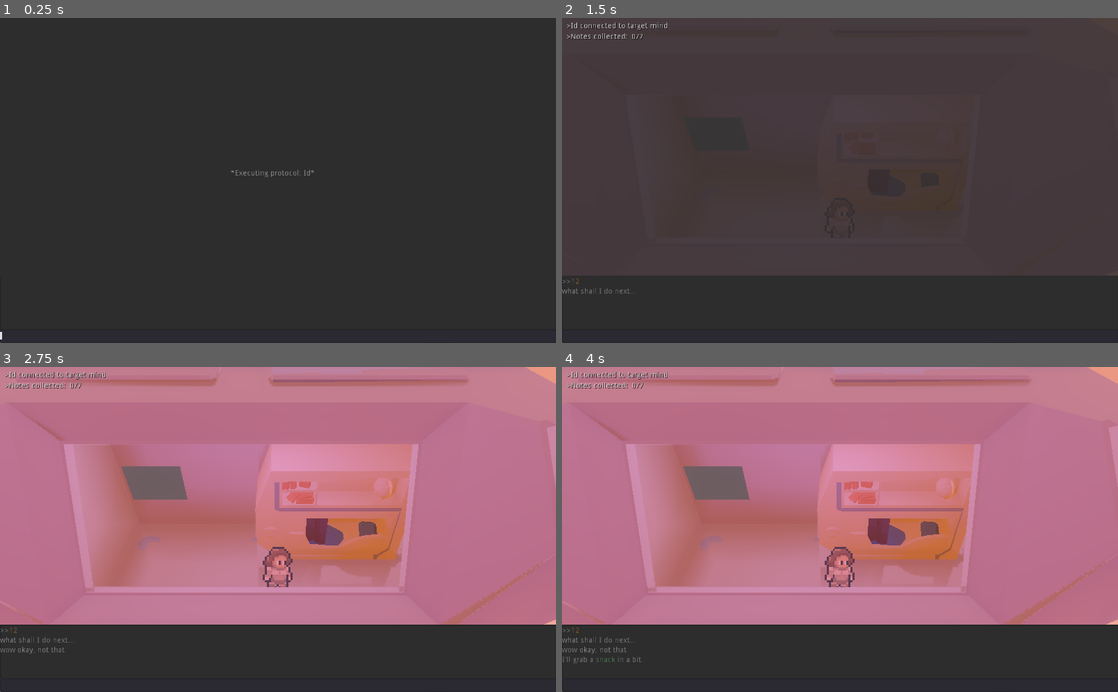
Above: before the commit, frames 1-4 (two rows, left to right).
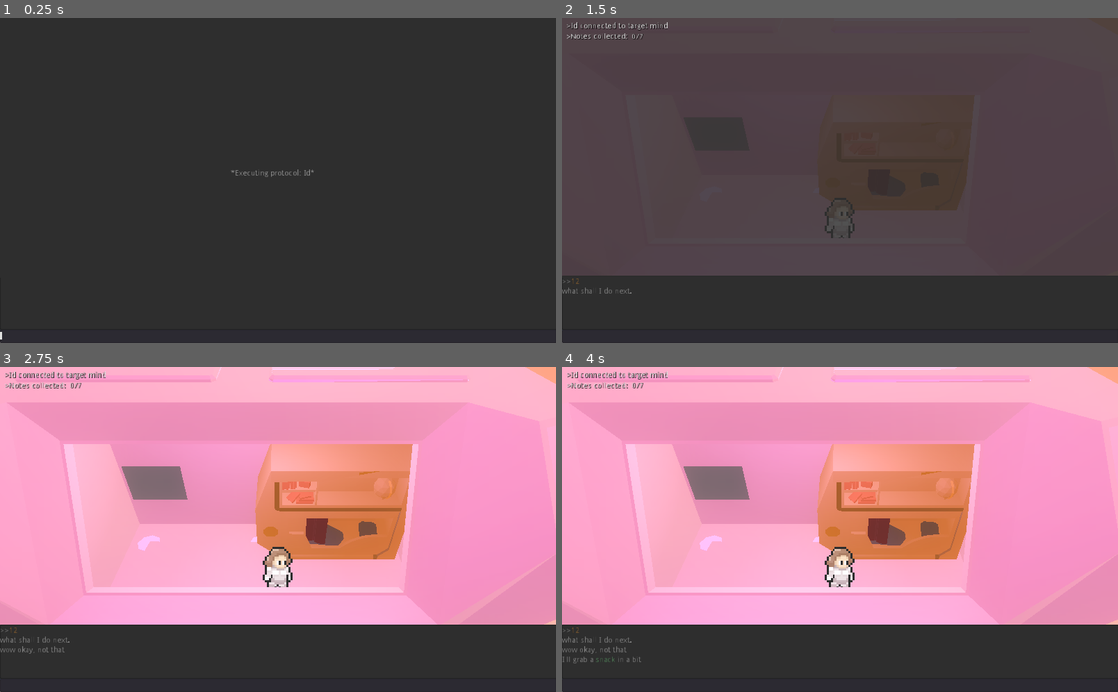
Above: after the commit, the same moments.

Repository: rionhunter/GMTKjam
Game: Godot game, scene res://tInput.tscn
The game is run twice, just before and just after one commit, with the same random seed, the same clock (stepped at 60 frames per second) and the same inputs. Sound files missing from this copy of the repository are replaced by a short silence.
Inputs (mouse positions are in pixels of both pictures, inside the frame that each line leads up to):
- Up to frame 1 (0.25 s): no input
- Up to frame 2 (1.5 s): click (840, 336) at 0.52 s; type "12" at 0.6 s; tap Enter at 1.25 s; hold Enter from 1.28 s (still down)
- Up to frame 3 (2.75 s): release Enter at 2.03 s; tap Enter at 2.1 s
- Up to frame 4 (4 s): hold Enter 2.78-3.53 s; tap Space at 3.5 s; tap Enter at 3.6 s

The runs differ from the first frame. In frame 1, less than 0.1% of the frame differs, in the area x 41-57%, y 46-49%; in frame 2, 0.1%; in frame 3, 76%; in frame 4, 76%, in the area x 0-100%, y 0-92%.

Commit message:
new updates

Diff:
--- a/World1.tscn
+++ b/World1.tscn
@@ -124,7 +124,6 @@
 navmesh = SubResource( 1 )
 
 [node name="MainArea" parent="Navigation/NavigationMeshInstance" instance=ExtResource( 3 )]
-transform = Transform( 1, 0, 0, 0, 1, 0, 0, 0, 1, 0, 1.86265e-09, 0 )
 
 [node name="WorldEnvironment" type="WorldEnvironment" parent="."]
 environment = SubResource( 3 )
--- a/base_character/Character.tscn
+++ b/base_character/Character.tscn
@@ -473,7 +473,6 @@
 cast_shadow = 0
 offset = Vector2( 0, 2.20978 )
 billboard = 1
-shaded = true
 texture = ExtResource( 2 )
 vframes = 7
 hframes = 11
--- a/project.godot
+++ b/project.godot
@@ -72,4 +72,10 @@
 
 [rendering]
 
+quality/driver/driver_name="GLES2"
+quality/driver/fallback_to_gles2=true
+quality/2d/use_nvidia_rect_flicker_workaround=true
+quality/2d/use_pixel_snap=true
+vram_compression/import_etc=true
+vram_compression/import_etc2=false
 environment/default_environment="res://default_env.tres"
Not shown, changed: base_character/astronaut_spriteV2.png.import
Not shown, changed: sprites/mountains1.png.import
